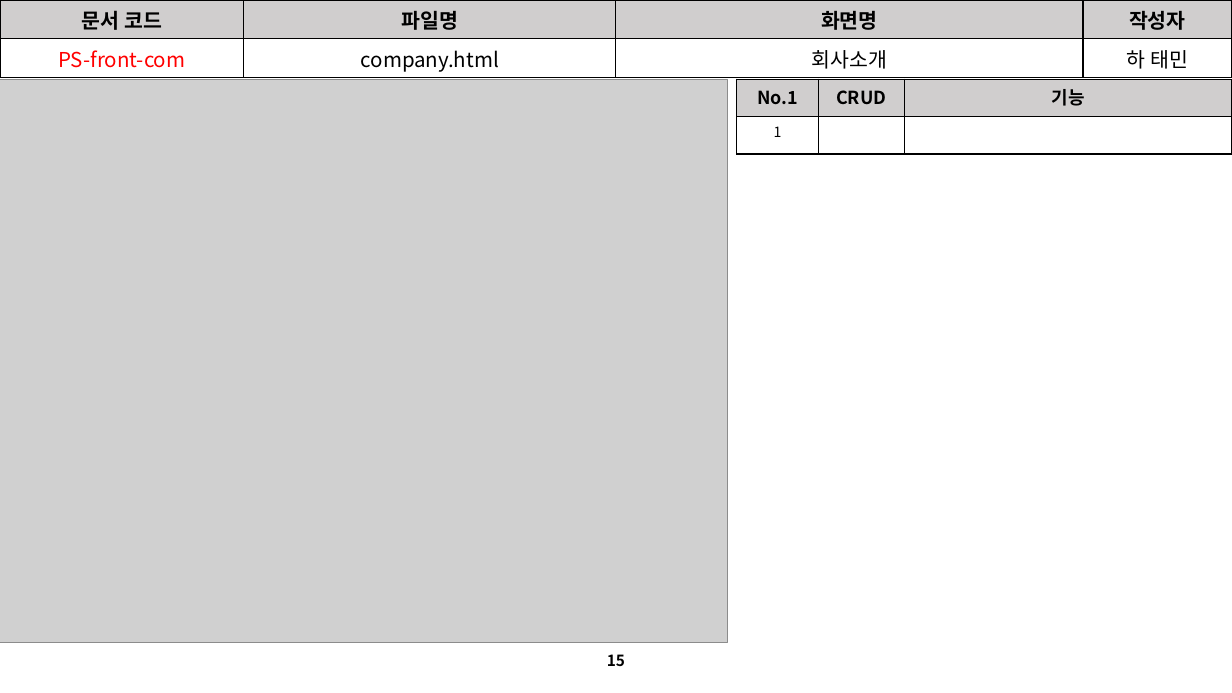
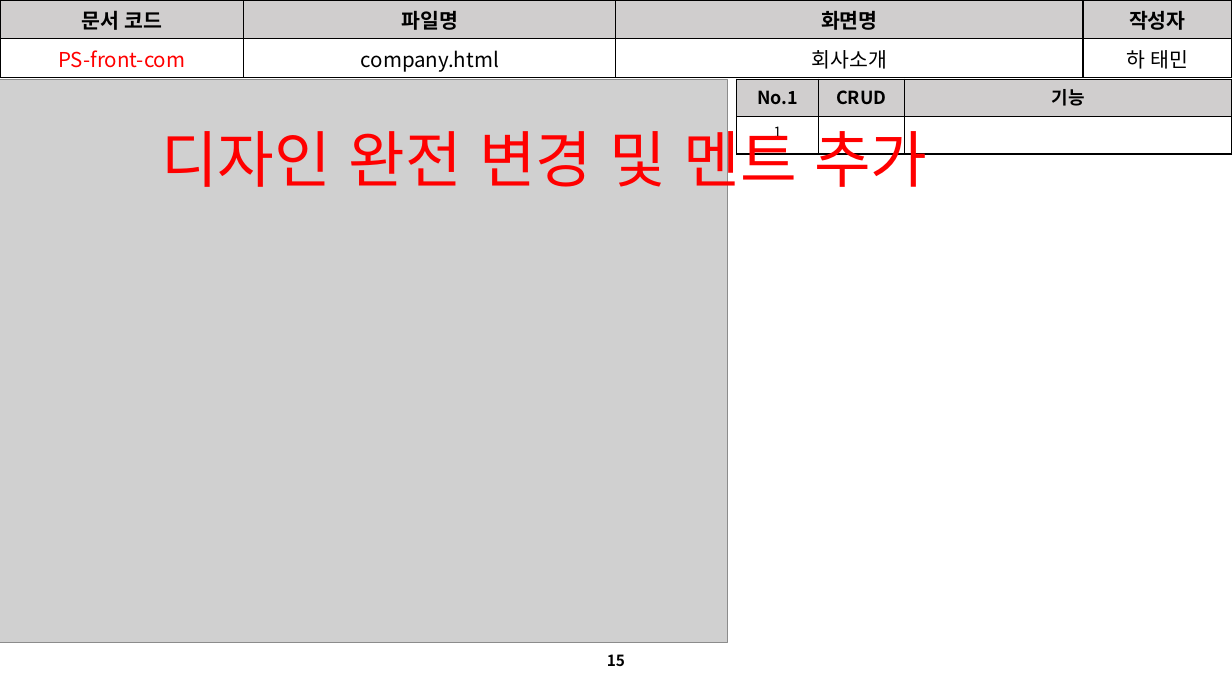
Before and after one commit to David-Ha-1217/Publisher_Portfolio, a slide deck: slide 15 of Documents/진행(변경)사항.pptx. Drawn at 1232x693 pixels with LibreOffice and Linux fonts; fonts in the diff are those of the drawing; grey boxes stand for pictures. Boxes give left, top, right and bottom in pixels: in the first picture for what was removed or moved away, otherwise in the second. Text is boxed around its words. In the diff, an @@ line names an element or a change of style, - is before the commit and + after.

```diff
--- a/Documents/진행(변경)사항.pptx
+++ b/Documents/진행(변경)사항.pptx
@@ text added at (161, 119, 927, 198), 48 pt, text #FF0000 @@
+디자인 완전 변경 및 멘트 추가
```
Also in this commit, not shown: 8 other slides changed, 45 other files.
